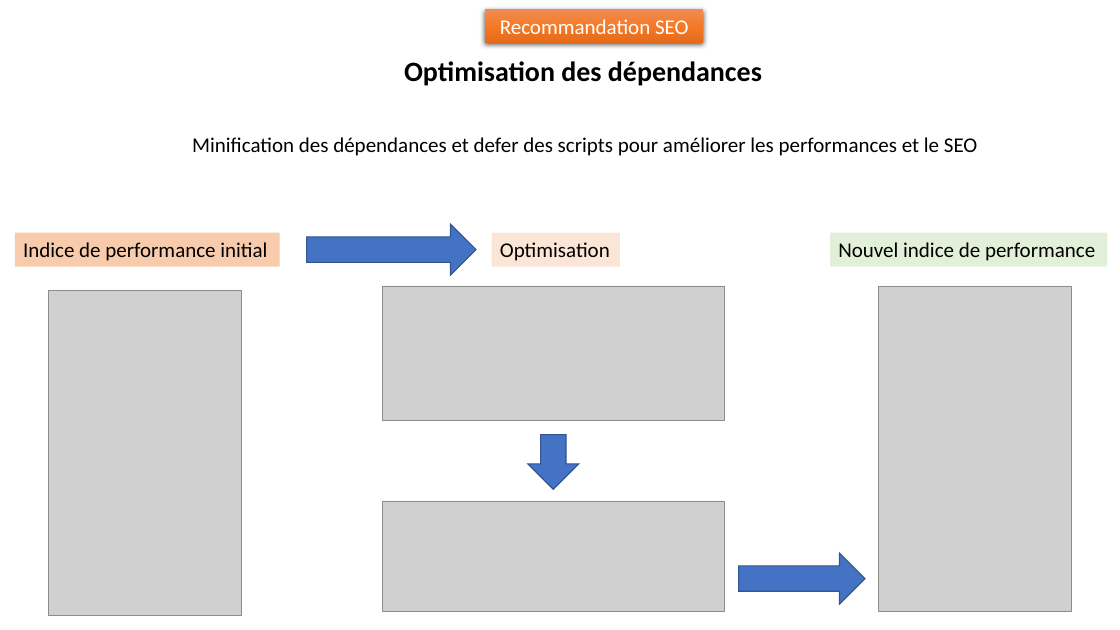
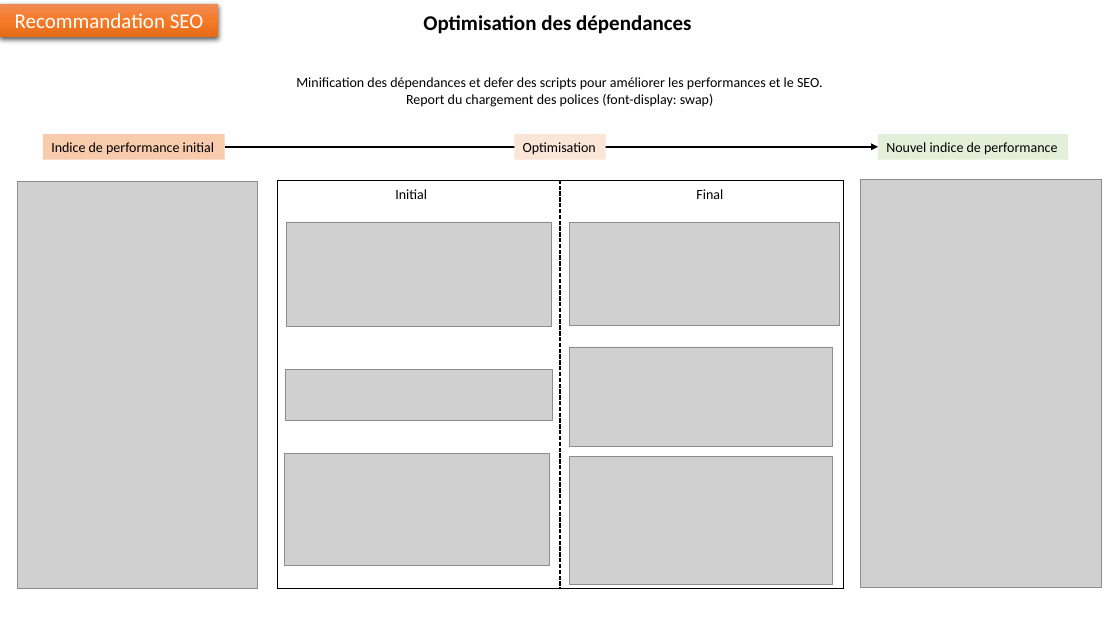
Before and after one commit to clementleroux-dev/P4-La_panthere, a slide deck: slide 4 of Présentation1.pptx (slide 3 before the commit). Drawn at 1120x630 pixels with LibreOffice and Linux fonts; fonts in the diff are those of the drawing; grey boxes stand for pictures. Boxes give left, top, right and bottom in pixels: in the first picture for what was removed or moved away, otherwise in the second. Text is boxed around its words. In the diff, an @@ line names an element or a change of style, - is before the commit and + after.

```diff
--- a/Présentation1.pptx
+++ b/Présentation1.pptx
@@ text "Optimisation des dépendances": place and size @@
-text "Optimisation des dépendances" at (404, 61, 762, 86)
+text "Optimisation des dépendances" at (423, 15, 691, 34)
@@ text "Optimisation des dépendances" at (423, 15, 691, 34): size 24 to 18 pt; alignment left to centre @@
@@ rectangle "Recommandation SEO": place and size @@
-rectangle "Recommandation SEO" at (486, 9, 704, 43)
+rectangle "Recommandation SEO" at (0, 3, 218, 37)
@@ text at (296, 77, 823, 107): text changed; size 18 to 12 pt @@
-Minification des dépendances et defer des scripts pour améliorer les performances et le SEO
+Minification des dépendances et defer des scripts pour améliorer les performances et le SEO.
+Report du chargement des polices (font-display: swap)
@@ size 18 to 12 pt in 3 elements at (514, 134, 606, 160), (878, 134, 1068, 160), (43, 134, 224, 160) @@
@@ rectangle "Indice de performance initial": place and size @@
-rectangle "Indice de performance initial" at (15, 233, 280, 266)
+rectangle "Indice de performance initial" at (43, 134, 224, 160)
@@ arrow added from (225, 147) to (878, 147), #000000 1.5 pt @@
@@ rectangle "Optimisation": place and size @@
-rectangle "Optimisation" at (492, 233, 620, 266)
+rectangle "Optimisation" at (514, 134, 606, 160)
@@ rectangle "Nouvel indice de performance": place and size @@
-rectangle "Nouvel indice de performance" at (830, 233, 1107, 266)
+rectangle "Nouvel indice de performance" at (878, 134, 1068, 160)
@@ picture: place and size @@
-picture at (48, 291, 242, 616)
+picture at (18, 181, 258, 589)
@@ rectangle added at (277, 180, 843, 589), outline #000000 0.5 pt @@
@@ text added at (395, 189, 427, 199), 12 pt, text #000000 @@
+Initial
@@ line added from (560, 180) to (560, 589), #000000 1.25 pt dashed @@
@@ text added at (696, 189, 723, 199), 12 pt, text #000000 @@
+Final
@@ picture: place and size @@
-picture at (879, 287, 1073, 612)
+picture at (861, 180, 1102, 587)
@@ picture: place and size @@
-picture at (382, 287, 724, 422)
+picture at (287, 222, 552, 326)
@@ right arrow removed at (307, 224, 476, 276) @@
@@ picture: place and size @@
-picture at (382, 501, 724, 611)
+picture at (570, 223, 839, 326)
@@ picture added at (570, 347, 833, 446) @@
@@ picture added at (285, 370, 552, 421) @@
@@ right arrow removed at (528, 435, 579, 490) @@
@@ picture added at (285, 454, 549, 565) @@
@@ picture added at (570, 456, 833, 584) @@
@@ right arrow removed at (739, 554, 865, 605) @@
```
Also in this commit, not shown: 1 other slide changed, 5 slides added, 7 other files.
